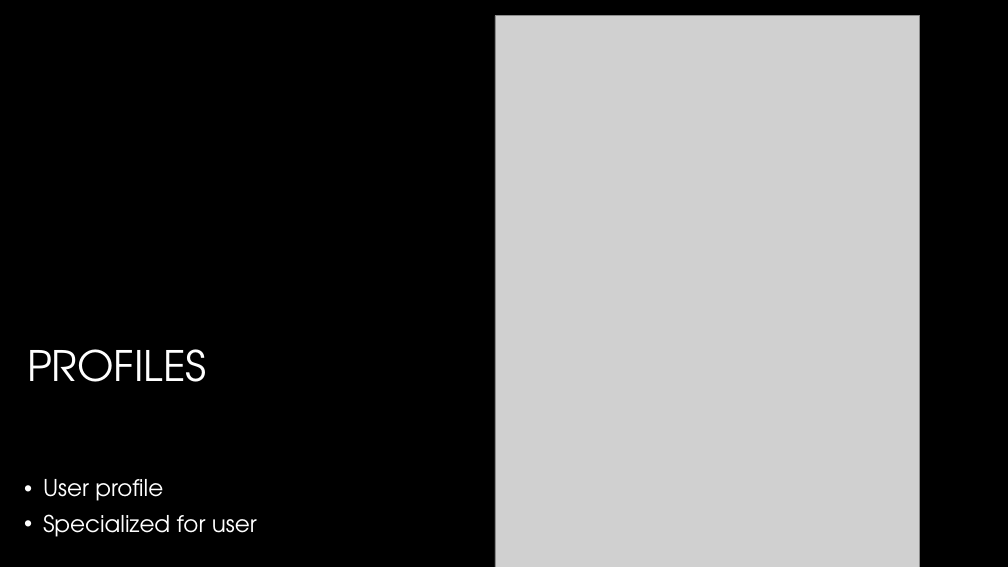
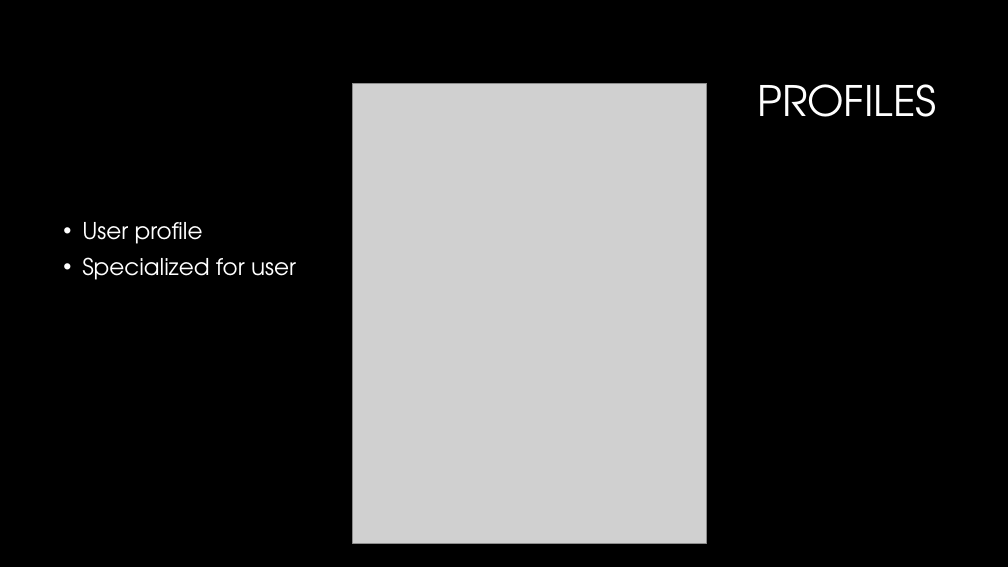
Before and after one commit to Delaware2016/team-13, a slide deck: slide 7 of Accelerate Delaware.pptx. Drawn at 1008x567 pixels with LibreOffice and Linux fonts; fonts in the diff are those of the drawing; grey boxes stand for pictures; background and template pictures are left out. Boxes give left, top, right and bottom in pixels: in the first picture for what was removed or moved away, otherwise in the second. Text is boxed around its words. In the diff, an @@ line names an element or a change of style, - is before the commit and + after.

Commit message:
ppt

```diff
--- a/Accelerate Delaware.pptx
+++ b/Accelerate Delaware.pptx
@@ title "PROFILES": place and size @@
-title "PROFILES" at (27, 349, 206, 382)
+title "PROFILES" at (757, 84, 936, 117)
@@ picture: place and size @@
-picture at (495, 16, 920, 567)
+picture at (352, 83, 707, 544)
@@ text "User profile": place and size @@
-text "User profile" at (43, 479, 257, 537)
+text "User profile" at (82, 222, 296, 280)
```
